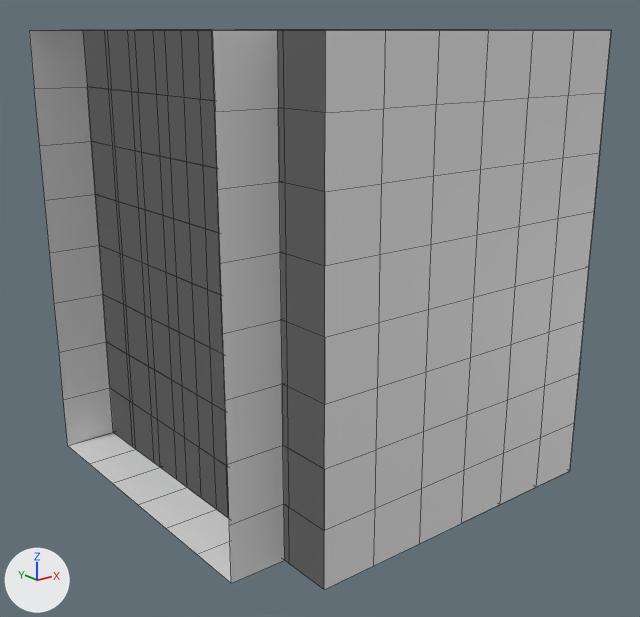
Before and after pictures for a commit that changed the Blender file maze2/maze.blend.
Camera for both pictures: a camera (50 mm lens) standing at (-2.55, -3.23, 1.0) and looking at (-0.03, -0.08, -0.26). Arrows for +X, +Y and +Z are at lower left; the lights stay in place. Mesh edges are drawn as thin lines.

In view in the first picture: 'corner', 'deadend', 'straight', 't', 'x'.
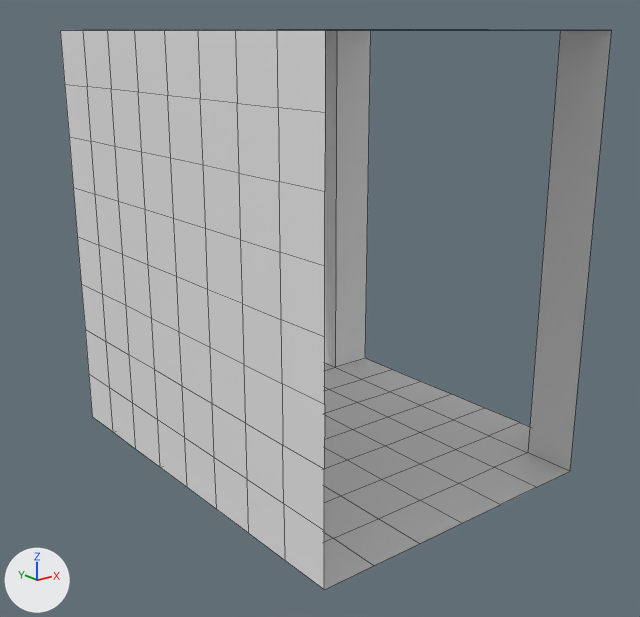
The change in detail:
me_t is used by ob_t; location (0.0, 0.0, 0.0).
Verts and faces of me_t; kept vertices keep their numbers, new ones are numbered from 252.
Before the commit, vertices of me_t: 0 (1.0, -0.75, -1.0), 13 (1.0, -0.75, 1.0) at pixel (595, 30), 20 (0.75, -1.0, -1.0) at pixel (569, 471), 21 (0.75, -1.0, 1.0) at pixel (611, 30), 34 (0.75, -0.75, 1.0) at pixel (560, 30).
Before the commit, vertices of me_t: 121 (0.75, -0.75, -1.0).
me_t had 252 vertices, 218 faces and spanned x -0.75..1.0, y -1.0..0.75, z -1.0..1.0.
me_t now has 203 vertices, 176 faces and spans x -0.75..1.0, y -1.0..1.0, z -1.0..1.0.
Part 1, on me_t:
Faces deleted: (0, 13, 34, 21, 20, 121).
New faces: (20, 121, 34, 21).
Part 2, on me_t:
85 vertices are removed from x -0.75..1.0, y -0.78..0.75, z -1.0..1.0.
100 faces are deleted.
5 vertices in x -0.75, y -0.56, z -0.5..0.5 move by (0.0, 0.06, 0.0).
5 vertices in x -0.75, y -0.34, z -0.5..0.5 move by (0.0, 0.09, 0.0).
5 vertices in x -0.75, y -0.12, z -0.5..0.5 move by (0.0, 0.12, 0.0).
5 vertices in x -0.75, y 0.09, z -0.5..0.5 move by (0.0, 0.16, 0.0).
5 vertices in x -0.75, y -0.78, z -0.5..0.5 move by (0.0, 0.03, 0.0).
2 vertices move from x -0.75, y 0.53, z -1.0..1.0 to x -0.75, y 1.0, z -1.0..1.0.
26 new vertices lie (0.0, 0.25, 0.0) away from vertices in x -0.75..0.75, y -1.0..0.75, z -1.0..1.0.
10 new vertices lie (0.0, 0.0, 0.25) away from vertices in x -0.75, y -0.56..0.5, z -1.0..0.5.
58 new faces join them.
Object 'x' (ob_x) is now hidden.
Object 'deadend' (ob_deadend) is now hidden.
Object 'straight' (ob_straight) is now hidden.
Object 'corner' (ob_corner) is now hidden.

Where the change shows, as pixel boxes (x1, y1, x2, y2) in the pictures (640 x 617 px; the box of a moved part takes in the faces that stretch with it):
't', reshaped
    before: (83, 30, 325, 589)
    after: (60, 30, 611, 590)
'deadend', hidden
    before: (83, 30, 611, 590)
'x', hidden
    before: (29, 30, 325, 588)
'straight', hidden
    before: (87, 30, 325, 588)
'corner', hidden
    before: (87, 30, 187, 487)
part 1 of me_t, moved or reshaped (not visible before)
    after: (528, 30, 611, 471)
part 2 of me_t, cut back
    before: (83, 30, 325, 589)
    after: (60, 30, 371, 589)
